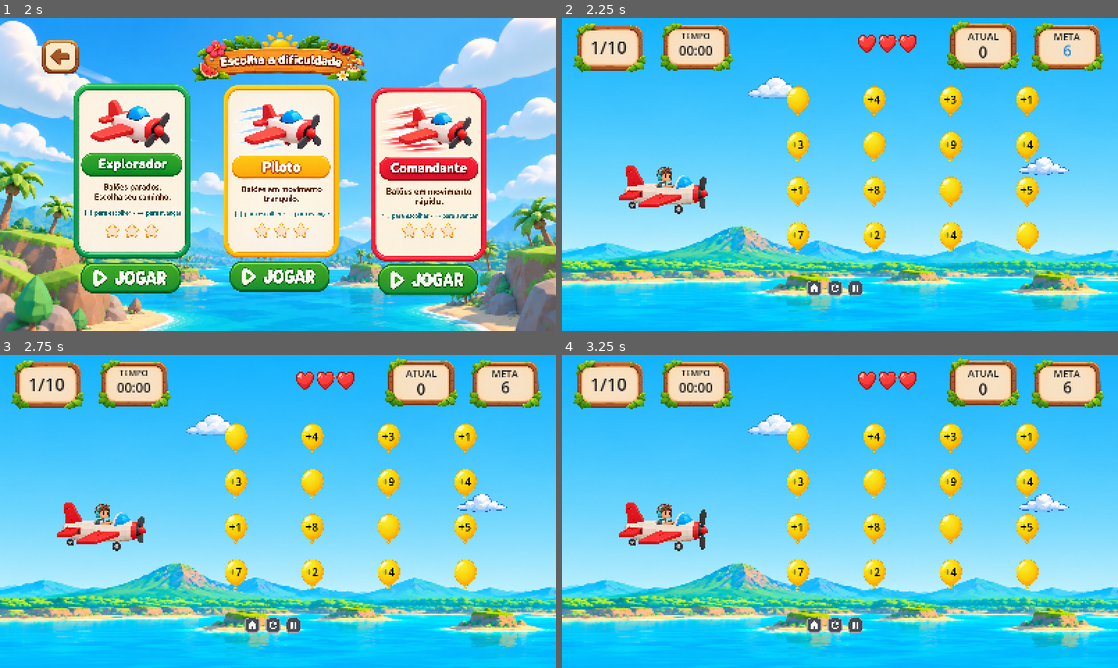
Above: before the commit, frames 1-4 (two rows, left to right).
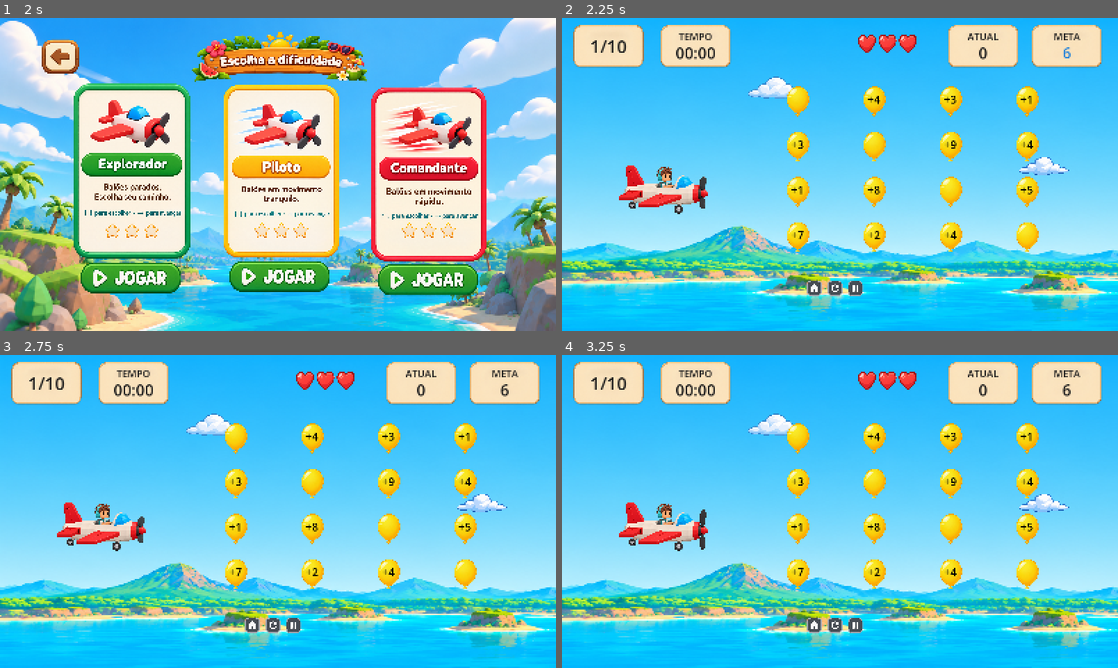
Above: after the commit, the same moments.

Repository: IsabelaMontandon/math-plane
Game: Godot game, scene res://scenes/ui/main_menu.tscn
The game is run twice, just before and just after one commit, with the same random seed, the same clock (stepped at 60 frames per second) and the same inputs.
Inputs (mouse positions are in pixels of both pictures, inside the frame that each line leads up to):
- Up to frame 1 (2 s): click (278, 274) at 0.5 s; click (72, 174) at 1.25 s
- Up to frame 2 (2.25 s): click (695, 277) at 2 s
- Up to frame 3 (2.75 s): no input
- Up to frame 4 (3.25 s): click (834, 624) at 2.75 s

Frame 1 is identical in both runs. In frame 2, 3.7% of the frame differs, in the area x 2-98%, y 0-18%; in frame 3, 3.8%; in frame 4, 3.8%.

Commit message:
style: padroniza os painéis da gameplay

Diff:
--- a/scenes/gameplay/commander.tscn
+++ b/scenes/gameplay/commander.tscn
@@ -8,7 +8,7 @@
 [ext_resource type="Texture2D" uid="uid://ceg1838fvejs4" path="res://assets/images/gameplay/summer/cloud_3.png" id="5_a65de"]
 [ext_resource type="Texture2D" uid="uid://d3uvowhmm3hvg" path="res://assets/images/gameplay/summer/cloud_4.png" id="6_q3qy7"]
 [ext_resource type="PackedScene" uid="uid://b7av6vkdnbbn1" path="res://scenes/gameplay/plane.tscn" id="7_1xs2s"]
-[ext_resource type="Texture2D" uid="uid://bv6k13berjcd1" path="res://assets/images/ui/goal_frame.png" id="8_dma02"]
+[ext_resource type="PackedScene" path="res://scenes/ui/hud_panel_frame.tscn" id="8_hud_frame"]
 [ext_resource type="Texture2D" uid="uid://ck7x5yugoep0u" path="res://assets/images/ui/heart_full.png" id="10_inxx7"]
 [ext_resource type="Texture2D" uid="uid://cymygfabd34yy" path="res://assets/images/ui/restart_button.png" id="11_inxx7"]
 [ext_resource type="Texture2D" uid="uid://choegfko1de0h" path="res://assets/images/ui/back_button.png" id="11_q3qy7"]
@@ -75,25 +75,14 @@
 
 [node name="UI" type="CanvasLayer" parent="." unique_id=1150168572]
 
-[node name="ProgressPanel" type="Panel" parent="UI" unique_id=2081989975]
+[node name="ProgressPanel" type="Control" parent="UI" unique_id=2081989975]
 offset_left = 49.0
-offset_top = 29.0
+offset_top = 27.0
 offset_right = 219.0
-offset_bottom = 139.0
-
-[node name="ProgressBackground" type="TextureRect" parent="UI/ProgressPanel" unique_id=224183639]
-layout_mode = 1
-anchors_preset = 15
-anchor_right = 1.0
-anchor_bottom = 1.0
-offset_left = -21.0
-offset_top = -16.0
-offset_right = 28.0
-offset_bottom = 24.0
-grow_horizontal = 2
-grow_vertical = 2
-texture = ExtResource("8_dma02")
-expand_mode = 1
+offset_bottom = 137.0
+mouse_filter = 2
+
+[node name="ProgressBackground" parent="UI/ProgressPanel" unique_id=224183639 instance=ExtResource("8_hud_frame")]
 
 [node name="ProgressLabel" type="Label" parent="UI/ProgressPanel" unique_id=1372859686]
 layout_mode = 1
@@ -108,32 +97,21 @@
 horizontal_alignment = 1
 vertical_alignment = 1
 
-[node name="CurrentPanel" type="Panel" parent="UI" unique_id=471165526]
+[node name="CurrentPanel" type="Control" parent="UI" unique_id=471165526]
 offset_left = 1127.0
-offset_top = 22.0
+offset_top = 27.0
 offset_right = 1297.0
-offset_bottom = 132.0
-
-[node name="CurrentBackground" type="TextureRect" parent="UI/CurrentPanel" unique_id=1713004897]
-layout_mode = 1
-anchors_preset = 15
-anchor_right = 1.0
-anchor_bottom = 1.0
-offset_left = -24.0
-offset_top = -15.0
-offset_right = 25.0
-offset_bottom = 25.0
-grow_horizontal = 2
-grow_vertical = 2
-texture = ExtResource("8_dma02")
-expand_mode = 1
+offset_bottom = 137.0
+mouse_filter = 2
+
+[node name="CurrentBackground" parent="UI/CurrentPanel" unique_id=1713004897 instance=ExtResource("8_hud_frame")]
 
 [node name="CurrentTitle" type="Label" parent="UI/CurrentPanel" unique_id=1094533712]
 layout_mode = 0
-offset_left = 7.0
-offset_top = 11.0
-offset_right = 165.0
-offset_bottom = 57.0
+offset_top = 7.0
+offset_right = 170.0
+offset_bottom = 45.0
+mouse_filter = 2
 theme_override_colors/font_color = Color(0, 0, 0, 1)
 theme_override_font_sizes/font_size = 28
 text = "ATUAL"
@@ -141,41 +119,30 @@
 
 [node name="CurrentValue" type="Label" parent="UI/CurrentPanel" unique_id=1820012708]
 layout_mode = 0
-offset_left = 4.0
-offset_top = 44.0
-offset_right = 166.0
-offset_bottom = 108.0
+offset_top = 42.0
+offset_right = 170.0
+offset_bottom = 107.0
+mouse_filter = 2
 theme_override_colors/font_color = Color(0, 0, 0, 1)
 theme_override_font_sizes/font_size = 45
 text = "0"
 horizontal_alignment = 1
 
-[node name="GoalPanel" type="Panel" parent="UI" unique_id=1643666148]
+[node name="GoalPanel" type="Control" parent="UI" unique_id=1643666148]
 offset_left = 1368.0
 offset_top = 27.0
 offset_right = 1538.0
 offset_bottom = 137.0
-
-[node name="GoalBackground" type="TextureRect" parent="UI/GoalPanel" unique_id=316776649]
-layout_mode = 1
-anchors_preset = 15
-anchor_right = 1.0
-anchor_bottom = 1.0
-offset_left = -23.0
-offset_top = -16.0
-offset_right = 26.0
-offset_bottom = 24.0
-grow_horizontal = 2
-grow_vertical = 2
-texture = ExtResource("8_dma02")
-expand_mode = 1
+mouse_filter = 2
+
+[node name="GoalBackground" parent="UI/GoalPanel" unique_id=316776649 instance=ExtResource("8_hud_frame")]
 
 [node name="GoalTitle" type="Label" parent="UI/GoalPanel" unique_id=829210743]
 layout_mode = 0
-offset_left = 6.0
-offset_top = 8.0
-offset_right = 165.0
-offset_bottom = 48.0
+offset_top = 7.0
+offset_right = 170.0
+offset_bottom = 45.0
+mouse_filter = 2
 theme_override_colors/font_color = Color(0, 0, 0, 1)
 theme_override_font_sizes/font_size = 28
 text = "META"
@@ -183,54 +150,43 @@
 
 [node name="GoalValue" type="Label" parent="UI/GoalPanel" unique_id=1984893409]
 layout_mode = 0
-offset_left = 8.0
-offset_top = 34.0
-offset_right = 167.0
+offset_top = 42.0
+offset_right = 170.0
 offset_bottom = 107.0
+mouse_filter = 2
 theme_override_colors/font_color = Color(0, 0, 0, 1)
 theme_override_font_sizes/font_size = 45
 text = "0"
 horizontal_alignment = 1
 
-[node name="TimerPanel" type="Panel" parent="UI"]
+[node name="TimerPanel" type="Control" parent="UI"]
 offset_left = 300.0
 offset_top = 27.0
 offset_right = 470.0
 offset_bottom = 137.0
-
-[node name="TimerBackground" type="TextureRect" parent="UI/TimerPanel"]
-layout_mode = 1
-anchors_preset = 15
-anchor_right = 1.0
-anchor_bottom = 1.0
-offset_left = -23.0
-offset_top = -16.0
-offset_right = 26.0
-offset_bottom = 24.0
-grow_horizontal = 2
-grow_vertical = 2
-texture = ExtResource("8_dma02")
-expand_mode = 1
+mouse_filter = 2
+
+[node name="TimerBackground" parent="UI/TimerPanel" instance=ExtResource("8_hud_frame")]
 
 [node name="TimerTitle" type="Label" parent="UI/TimerPanel"]
 layout_mode = 0
-offset_left = 5.0
-offset_top = 8.0
-offset_right = 165.0
-offset_bottom = 48.0
-theme_override_colors/font_color = Color(0, 0, 0, 1)
-theme_override_font_sizes/font_size = 24
+offset_top = 7.0
+offset_right = 170.0
+offset_bottom = 45.0
+mouse_filter = 2
+theme_override_colors/font_color = Color(0, 0, 0, 1)
+theme_override_font_sizes/font_size = 28
 text = "TEMPO"
 horizontal_alignment = 1
 
 [node name="TimerValue" type="Label" parent="UI/TimerPanel"]
 layout_mode = 0
-offset_left = 5.0
-offset_top = 40.0
-offset_right = 165.0
-offset_bottom = 105.0
-theme_override_colors/font_color = Color(0, 0, 0, 1)
-theme_override_font_sizes/font_size = 38
+offset_top = 42.0
+offset_right = 170.0
+offset_bottom = 107.0
+mouse_filter = 2
+theme_override_colors/font_color = Color(0, 0, 0, 1)
+theme_override_font_sizes/font_size = 45
 text = "00:00"
 horizontal_alignment = 1
 
--- a/scenes/gameplay/explorer.tscn
+++ b/scenes/gameplay/explorer.tscn
@@ -8,7 +8,7 @@
 [ext_resource type="Texture2D" uid="uid://ceg1838fvejs4" path="res://assets/images/gameplay/summer/cloud_3.png" id="5_a65de"]
 [ext_resource type="Texture2D" uid="uid://d3uvowhmm3hvg" path="res://assets/images/gameplay/summer/cloud_4.png" id="6_q3qy7"]
 [ext_resource type="PackedScene" uid="uid://b7av6vkdnbbn1" path="res://scenes/gameplay/plane.tscn" id="7_1xs2s"]
-[ext_resource type="Texture2D" uid="uid://bv6k13berjcd1" path="res://assets/images/ui/goal_frame.png" id="8_dma02"]
+[ext_resource type="PackedScene" path="res://scenes/ui/hud_panel_frame.tscn" id="8_hud_frame"]
 [ext_resource type="Texture2D" uid="uid://ck7x5yugoep0u" path="res://assets/images/ui/heart_full.png" id="10_inxx7"]
 [ext_resource type="Texture2D" uid="uid://cymygfabd34yy" path="res://assets/images/ui/restart_button.png" id="11_inxx7"]
 [ext_resource type="Texture2D" uid="uid://choegfko1de0h" path="res://assets/images/ui/back_button.png" id="11_q3qy7"]
@@ -75,25 +75,14 @@
 
 [node name="UI" type="CanvasLayer" parent="." unique_id=1150168572]
 
-[node name="ProgressPanel" type="Panel" parent="UI" unique_id=2081989975]
+[node name="ProgressPanel" type="Control" parent="UI" unique_id=2081989975]
 offset_left = 49.0
-offset_top = 29.0
+offset_top = 27.0
 offset_right = 219.0
-offset_bottom = 139.0
-
-[node name="ProgressBackground" type="TextureRect" parent="UI/ProgressPanel" unique_id=224183639]
-layout_mode = 1
-anchors_preset = 15
-anchor_right = 1.0
-anchor_bottom = 1.0
-offset_left = -21.0
-offset_top = -16.0
-offset_right = 28.0
-offset_bottom = 24.0
-grow_horizontal = 2
-grow_vertical = 2
-texture = ExtResource("8_dma02")
-expand_mode = 1
+offset_bottom = 137.0
+mouse_filter = 2
+
+[node name="ProgressBackground" parent="UI/ProgressPanel" unique_id=224183639 instance=ExtResource("8_hud_frame")]
 
 [node name="ProgressLabel" type="Label" parent="UI/ProgressPanel" unique_id=1372859686]
 layout_mode = 1
@@ -108,32 +97,21 @@
 horizontal_alignment = 1
 vertical_alignment = 1
 
-[node name="CurrentPanel" type="Panel" parent="UI" unique_id=471165526]
+[node name="CurrentPanel" type="Control" parent="UI" unique_id=471165526]
 offset_left = 1127.0
-offset_top = 22.0
+offset_top = 27.0
 offset_right = 1297.0
-offset_bottom = 132.0
-
-[node name="CurrentBackground" type="TextureRect" parent="UI/CurrentPanel" unique_id=1713004897]
-layout_mode = 1
-anchors_preset = 15
-anchor_right = 1.0
-anchor_bottom = 1.0
-offset_left = -24.0
-offset_top = -15.0
-offset_right = 25.0
-offset_bottom = 25.0
-grow_horizontal = 2
-grow_vertical = 2
-texture = ExtResource("8_dma02")
-expand_mode = 1
+offset_bottom = 137.0
+mouse_filter = 2
+
+[node name="CurrentBackground" parent="UI/CurrentPanel" unique_id=1713004897 instance=ExtResource("8_hud_frame")]
 
 [node name="CurrentTitle" type="Label" parent="UI/CurrentPanel" unique_id=1094533712]
 layout_mode = 0
-offset_left = 7.0
-offset_top = 11.0
-offset_right = 165.0
-offset_bottom = 57.0
+offset_top = 7.0
+offset_right = 170.0
+offset_bottom = 45.0
+mouse_filter = 2
 theme_override_colors/font_color = Color(0, 0, 0, 1)
 theme_override_font_sizes/font_size = 28
 text = "ATUAL"
@@ -141,41 +119,30 @@
 
 [node name="CurrentValue" type="Label" parent="UI/CurrentPanel" unique_id=1820012708]
 layout_mode = 0
-offset_left = 4.0
-offset_top = 44.0
-offset_right = 166.0
-offset_bottom = 108.0
+offset_top = 42.0
+offset_right = 170.0
+offset_bottom = 107.0
+mouse_filter = 2
 theme_override_colors/font_color = Color(0, 0, 0, 1)
 theme_override_font_sizes/font_size = 45
 text = "0"
 horizontal_alignment = 1
 
-[node name="GoalPanel" type="Panel" parent="UI" unique_id=1643666148]
+[node name="GoalPanel" type="Control" parent="UI" unique_id=1643666148]
 offset_left = 1368.0
 offset_top = 27.0
 offset_right = 1538.0
 offset_bottom = 137.0
-
-[node name="GoalBackground" type="TextureRect" parent="UI/GoalPanel" unique_id=316776649]
-layout_mode = 1
-anchors_preset = 15
-anchor_right = 1.0
-anchor_bottom = 1.0
-offset_left = -23.0
-offset_top = -16.0
-offset_right = 26.0
-offset_bottom = 24.0
-grow_horizontal = 2
-grow_vertical = 2
-texture = ExtResource("8_dma02")
-expand_mode = 1
+mouse_filter = 2
+
+[node name="GoalBackground" parent="UI/GoalPanel" unique_id=316776649 instance=ExtResource("8_hud_frame")]
 
 [node name="GoalTitle" type="Label" parent="UI/GoalPanel" unique_id=829210743]
 layout_mode = 0
-offset_left = 6.0
-offset_top = 8.0
-offset_right = 165.0
-offset_bottom = 48.0
+offset_top = 7.0
+offset_right = 170.0
+offset_bottom = 45.0
+mouse_filter = 2
 theme_override_colors/font_color = Color(0, 0, 0, 1)
 theme_override_font_sizes/font_size = 28
 text = "META"
@@ -183,54 +150,43 @@
 
 [node name="GoalValue" type="Label" parent="UI/GoalPanel" unique_id=1984893409]
 layout_mode = 0
-offset_left = 8.0
-offset_top = 34.0
-offset_right = 167.0
+offset_top = 42.0
+offset_right = 170.0
 offset_bottom = 107.0
+mouse_filter = 2
 theme_override_colors/font_color = Color(0, 0, 0, 1)
 theme_override_font_sizes/font_size = 45
 text = "0"
 horizontal_alignment = 1
 
-[node name="TimerPanel" type="Panel" parent="UI"]
+[node name="TimerPanel" type="Control" parent="UI"]
 offset_left = 300.0
 offset_top = 27.0
 offset_right = 470.0
 offset_bottom = 137.0
-
-[node name="TimerBackground" type="TextureRect" parent="UI/TimerPanel"]
-layout_mode = 1
-anchors_preset = 15
-anchor_right = 1.0
-anchor_bottom = 1.0
-offset_left = -23.0
-offset_top = -16.0
-offset_right = 26.0
-offset_bottom = 24.0
-grow_horizontal = 2
-grow_vertical = 2
-texture = ExtResource("8_dma02")
-expand_mode = 1
+mouse_filter = 2
+
+[node name="TimerBackground" parent="UI/TimerPanel" instance=ExtResource("8_hud_frame")]
 
 [node name="TimerTitle" type="Label" parent="UI/TimerPanel"]
 layout_mode = 0
-offset_left = 5.0
-offset_top = 8.0
-offset_right = 165.0
-offset_bottom = 48.0
-theme_override_colors/font_color = Color(0, 0, 0, 1)
-theme_override_font_sizes/font_size = 24
+offset_top = 7.0
+offset_right = 170.0
+offset_bottom = 45.0
+mouse_filter = 2
+theme_override_colors/font_color = Color(0, 0, 0, 1)
+theme_override_font_sizes/font_size = 28
 text = "TEMPO"
 horizontal_alignment = 1
 
 [node name="TimerValue" type="Label" parent="UI/TimerPanel"]
 layout_mode = 0
-offset_left = 5.0
-offset_top = 40.0
-offset_right = 165.0
-offset_bottom = 105.0
-theme_override_colors/font_color = Color(0, 0, 0, 1)
-theme_override_font_sizes/font_size = 38
+offset_top = 42.0
+offset_right = 170.0
+offset_bottom = 107.0
+mouse_filter = 2
+theme_override_colors/font_color = Color(0, 0, 0, 1)
+theme_override_font_sizes/font_size = 45
 text = "00:00"
 horizontal_alignment = 1
 
--- a/scenes/gameplay/pilot.tscn
+++ b/scenes/gameplay/pilot.tscn
@@ -8,7 +8,7 @@
 [ext_resource type="Texture2D" uid="uid://ceg1838fvejs4" path="res://assets/images/gameplay/summer/cloud_3.png" id="5_a65de"]
 [ext_resource type="Texture2D" uid="uid://d3uvowhmm3hvg" path="res://assets/images/gameplay/summer/cloud_4.png" id="6_q3qy7"]
 [ext_resource type="PackedScene" uid="uid://b7av6vkdnbbn1" path="res://scenes/gameplay/plane.tscn" id="7_1xs2s"]
-[ext_resource type="Texture2D" uid="uid://bv6k13berjcd1" path="res://assets/images/ui/goal_frame.png" id="8_dma02"]
+[ext_resource type="PackedScene" path="res://scenes/ui/hud_panel_frame.tscn" id="8_hud_frame"]
 [ext_resource type="Texture2D" uid="uid://ck7x5yugoep0u" path="res://assets/images/ui/heart_full.png" id="10_inxx7"]
 [ext_resource type="Texture2D" uid="uid://cymygfabd34yy" path="res://assets/images/ui/restart_button.png" id="11_inxx7"]
 [ext_resource type="Texture2D" uid="uid://choegfko1de0h" path="res://assets/images/ui/back_button.png" id="11_q3qy7"]
@@ -75,25 +75,14 @@
 
 [node name="UI" type="CanvasLayer" parent="." unique_id=1150168572]
 
-[node name="ProgressPanel" type="Panel" parent="UI" unique_id=2081989975]
+[node name="ProgressPanel" type="Control" parent="UI" unique_id=2081989975]
 offset_left = 49.0
-offset_top = 29.0
+offset_top = 27.0
 offset_right = 219.0
-offset_bottom = 139.0
-
-[node name="ProgressBackground" type="TextureRect" parent="UI/ProgressPanel" unique_id=224183639]
-layout_mode = 1
-anchors_preset = 15
-anchor_right = 1.0
-anchor_bottom = 1.0
-offset_left = -21.0
-offset_top = -16.0
-offset_right = 28.0
-offset_bottom = 24.0
-grow_horizontal = 2
-grow_vertical = 2
-texture = ExtResource("8_dma02")
-expand_mode = 1
+offset_bottom = 137.0
+mouse_filter = 2
+
+[node name="ProgressBackground" parent="UI/ProgressPanel" unique_id=224183639 instance=ExtResource("8_hud_frame")]
 
 [node name="ProgressLabel" type="Label" parent="UI/ProgressPanel" unique_id=1372859686]
 layout_mode = 1
@@ -108,32 +97,21 @@
 horizontal_alignment = 1
 vertical_alignment = 1
 
-[node name="CurrentPanel" type="Panel" parent="UI" unique_id=471165526]
+[node name="CurrentPanel" type="Control" parent="UI" unique_id=471165526]
 offset_left = 1127.0
-offset_top = 22.0
+offset_top = 27.0
 offset_right = 1297.0
-offset_bottom = 132.0
-
-[node name="CurrentBackground" type="TextureRect" parent="UI/CurrentPanel" unique_id=1713004897]
-layout_mode = 1
-anchors_preset = 15
-anchor_right = 1.0
-anchor_bottom = 1.0
-offset_left = -24.0
-offset_top = -15.0
-offset_right = 25.0
-offset_bottom = 25.0
-grow_horizontal = 2
-grow_vertical = 2
-texture = ExtResource("8_dma02")
-expand_mode = 1
+offset_bottom = 137.0
+mouse_filter = 2
+
+[node name="CurrentBackground" parent="UI/CurrentPanel" unique_id=1713004897 instance=ExtResource("8_hud_frame")]
 
 [node name="CurrentTitle" type="Label" parent="UI/CurrentPanel" unique_id=1094533712]
 layout_mode = 0
-offset_left = 7.0
-offset_top = 11.0
-offset_right = 165.0
-offset_bottom = 57.0
+offset_top = 7.0
+offset_right = 170.0
+offset_bottom = 45.0
+mouse_filter = 2
 theme_override_colors/font_color = Color(0, 0, 0, 1)
 theme_override_font_sizes/font_size = 28
 text = "ATUAL"
@@ -141,41 +119,30 @@
 
 [node name="CurrentValue" type="Label" parent="UI/CurrentPanel" unique_id=1820012708]
 layout_mode = 0
-offset_left = 4.0
-offset_top = 44.0
-offset_right = 166.0
-offset_bottom = 108.0
+offset_top = 42.0
+offset_right = 170.0
+offset_bottom = 107.0
+mouse_filter = 2
 theme_override_colors/font_color = Color(0, 0, 0, 1)
 theme_override_font_sizes/font_size = 45
 text = "0"
 horizontal_alignment = 1
 
-[node name="GoalPanel" type="Panel" parent="UI" unique_id=1643666148]
+[node name="GoalPanel" type="Control" parent="UI" unique_id=1643666148]
 offset_left = 1368.0
 offset_top = 27.0
 offset_right = 1538.0
 offset_bottom = 137.0
-
-[node name="GoalBackground" type="TextureRect" parent="UI/GoalPanel" unique_id=316776649]
-layout_mode = 1
-anchors_preset = 15
-anchor_right = 1.0
-anchor_bottom = 1.0
-offset_left = -23.0
-offset_top = -16.0
-offset_right = 26.0
-offset_bottom = 24.0
-grow_horizontal = 2
-grow_vertical = 2
-texture = ExtResource("8_dma02")
-expand_mode = 1
+mouse_filter = 2
+
+[node name="GoalBackground" parent="UI/GoalPanel" unique_id=316776649 instance=ExtResource("8_hud_frame")]
 
 [node name="GoalTitle" type="Label" parent="UI/GoalPanel" unique_id=829210743]
 layout_mode = 0
-offset_left = 6.0
-offset_top = 8.0
-offset_right = 165.0
-offset_bottom = 48.0
+offset_top = 7.0
+offset_right = 170.0
+offset_bottom = 45.0
+mouse_filter = 2
 theme_override_colors/font_color = Color(0, 0, 0, 1)
 theme_override_font_sizes/font_size = 28
 text = "META"
@@ -183,54 +150,43 @@
 
 [node name="GoalValue" type="Label" parent="UI/GoalPanel" unique_id=1984893409]
 layout_mode = 0
-offset_left = 8.0
-offset_top = 34.0
-offset_right = 167.0
+offset_top = 42.0
+offset_right = 170.0
 offset_bottom = 107.0
+mouse_filter = 2
 theme_override_colors/font_color = Color(0, 0, 0, 1)
 theme_override_font_sizes/font_size = 45
 text = "0"
 horizontal_alignment = 1
 
-[node name="TimerPanel" type="Panel" parent="UI"]
+[node name="TimerPanel" type="Control" parent="UI"]
 offset_left = 300.0
 offset_top = 27.0
 offset_right = 470.0
 offset_bottom = 137.0
-
-[node name="TimerBackground" type="TextureRect" parent="UI/TimerPanel"]
-layout_mode = 1
-anchors_preset = 15
-anchor_right = 1.0
-anchor_bottom = 1.0
-offset_left = -23.0
-offset_top = -16.0
-offset_right = 26.0
-offset_bottom = 24.0
-grow_horizontal = 2
-grow_vertical = 2
-texture = ExtResource("8_dma02")
-expand_mode = 1
+mouse_filter = 2
+
+[node name="TimerBackground" parent="UI/TimerPanel" instance=ExtResource("8_hud_frame")]
 
 [node name="TimerTitle" type="Label" parent="UI/TimerPanel"]
 layout_mode = 0
-offset_left = 5.0
-offset_top = 8.0
-offset_right = 165.0
-offset_bottom = 48.0
-theme_override_colors/font_color = Color(0, 0, 0, 1)
-theme_override_font_sizes/font_size = 24
+offset_top = 7.0
+offset_right = 170.0
+offset_bottom = 45.0
+mouse_filter = 2
+theme_override_colors/font_color = Color(0, 0, 0, 1)
+theme_override_font_sizes/font_size = 28
 text = "TEMPO"
 horizontal_alignment = 1
 
 [node name="TimerValue" type="Label" parent="UI/TimerPanel"]
 layout_mode = 0
-offset_left = 5.0
-offset_top = 40.0
-offset_right = 165.0
-offset_bottom = 105.0
-theme_override_colors/font_color = Color(0, 0, 0, 1)
-theme_override_font_sizes/font_size = 38
+offset_top = 42.0
+offset_right = 170.0
+offset_bottom = 107.0
+mouse_filter = 2
+theme_override_colors/font_color = Color(0, 0, 0, 1)
+theme_override_font_sizes/font_size = 45
 text = "00:00"
 horizontal_alignment = 1
 
--- /dev/null
+++ b/scenes/ui/hud_panel_frame.tscn
@@ -0,0 +1,17 @@
+[gd_scene format=3]
+
+[ext_resource type="Texture2D" path="res://assets/images/ui/pause_panel.png" id="1_pause_panel"]
+
+[node name="HUDPanelFrame" type="NinePatchRect"]
+offset_left = -18.0
+offset_top = -8.0
+offset_right = 1356.0
+offset_bottom = 832.0
+scale = Vector2(0.15, 0.15)
+mouse_filter = 2
+texture = ExtResource("1_pause_panel")
+region_rect = Rect2(120, 56, 1536, 796)
+patch_margin_left = 181
+patch_margin_top = 166
+patch_margin_right = 181
+patch_margin_bottom = 176
